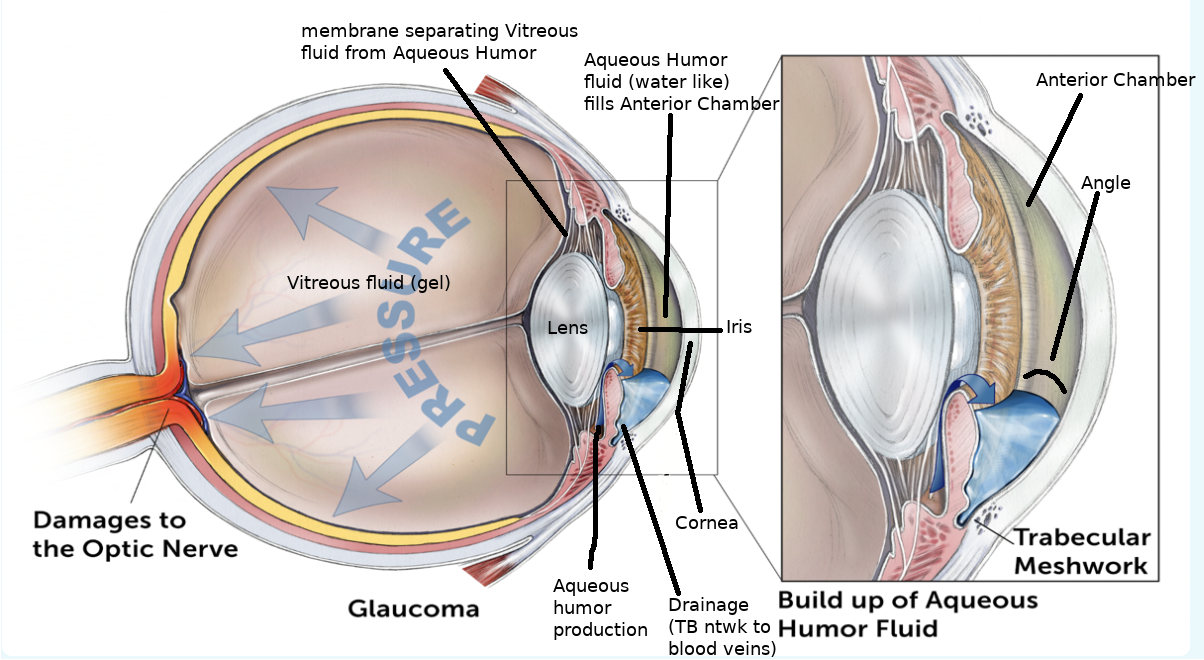
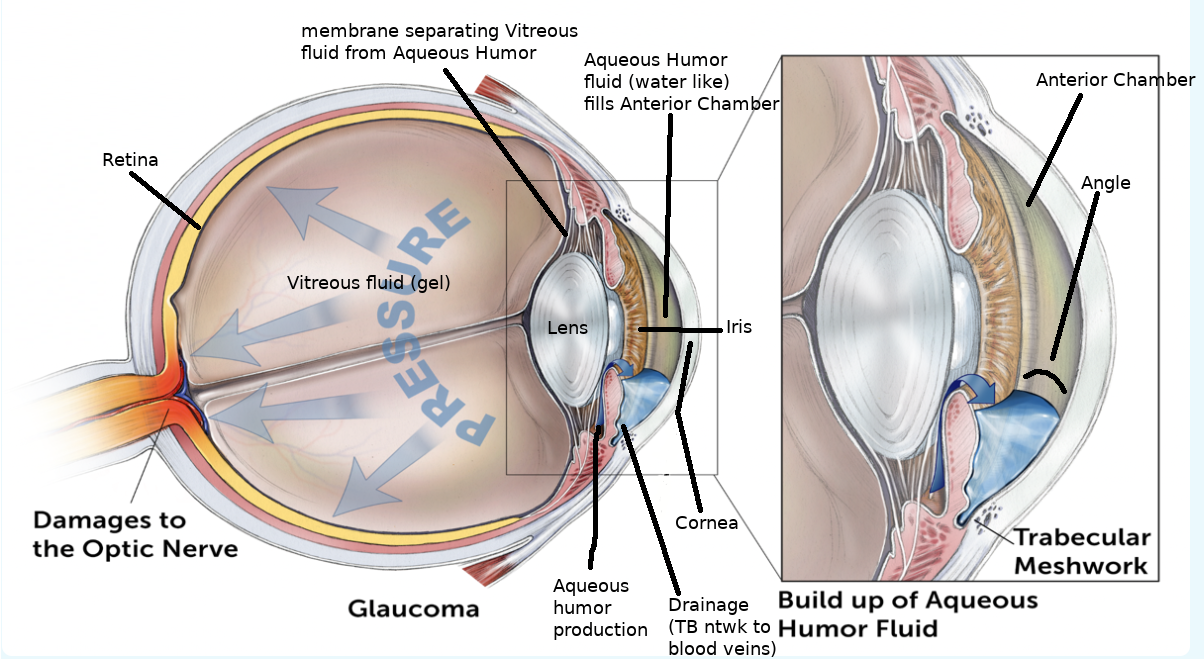
The second w=1204, h=660 image is a revision of the first. Changes to its layers:
added layer "Retina" above "Pasted Layer" over (x1=103, y1=152, x2=158, y2=166)
painted on "Pasted Layer" over (x1=129, y1=171, x2=201, y2=230)
